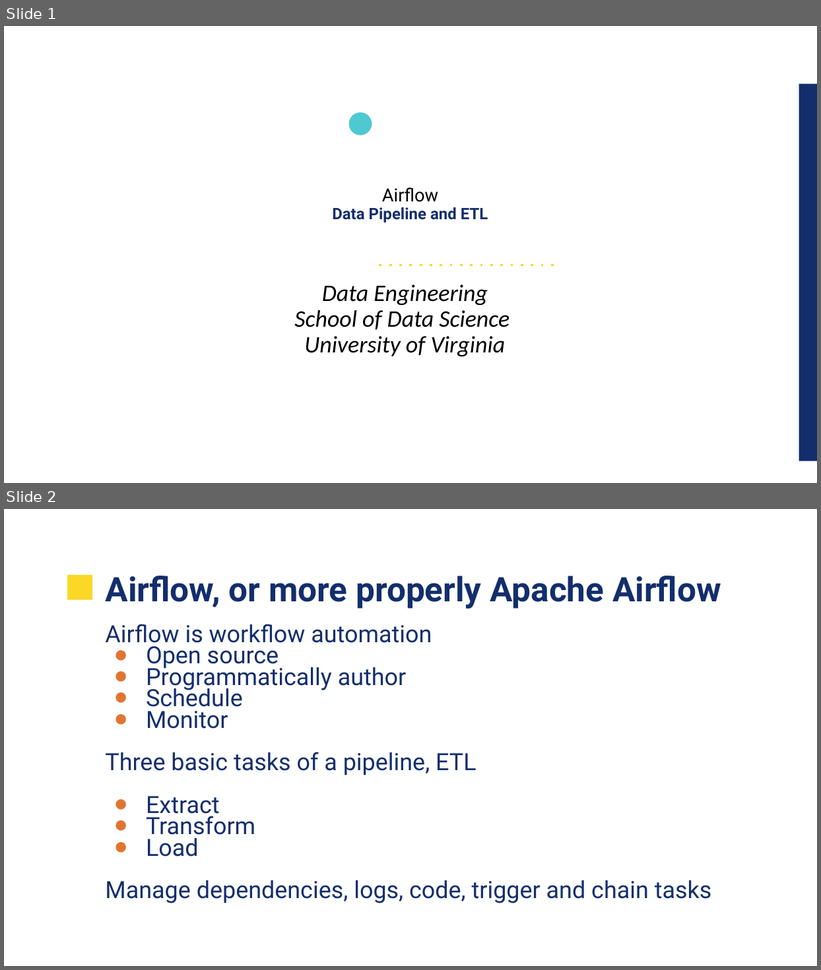
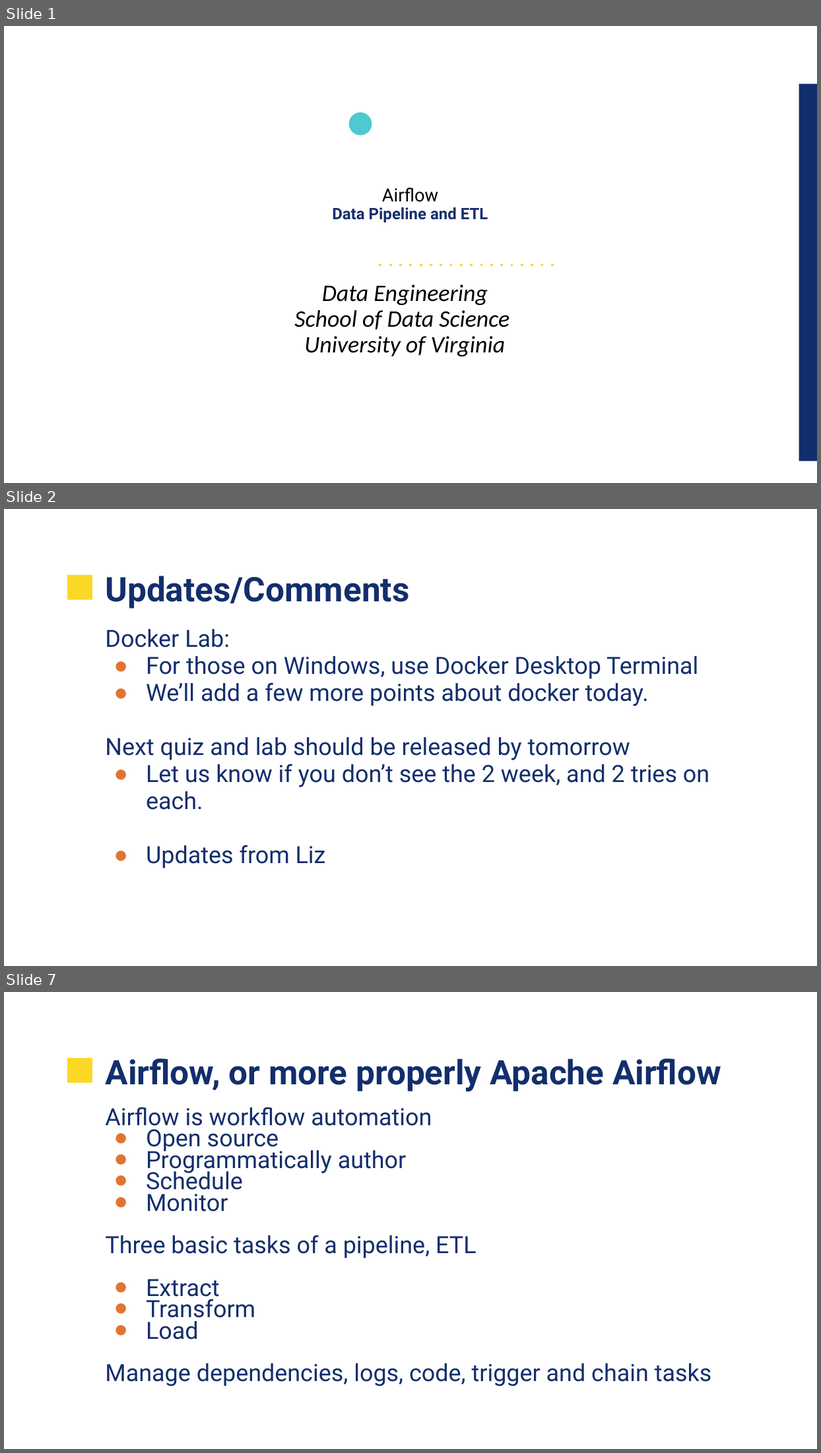
Before and after one commit to UVADS/data_engineering, a slide deck: 09_lte1_airflow/UVA-Airflow.pptx. Shown one above the other, each under a label of ours: slides 1 and 2 before the commit, slides 1, 2 and 7 after it; the slides between them are not shown. The pictures are 821x970 and 821x1453 pixels, drawn with LibreOffice and Linux fonts; fonts in the diff are those of the drawing; background and template pictures are left out. Boxes give left, top, right and bottom in pixels: in the first picture for what was removed or moved away, otherwise in the second. Text is boxed around its words. In the diff, an @@ line names an element or a change of style, - is before the commit and + after.

```diff
--- a/09_lte1_airflow/UVA-Airflow.pptx
+++ b/09_lte1_airflow/UVA-Airflow.pptx
@@ slide 2 added at (4, 509, 817, 966), background picture (left out); not listed: 1 template element that a slide beside it also shows @@
@@ title added at (105, 576, 409, 609), 30 pt, text #132E6C, bold @@
+Updates/Comments
@@ text added at (105, 629, 710, 869), 21 pt, text #132E6C @@
+Docker Lab:
+● For those on Windows, use Docker Desktop Terminal
+● We’ll add a few more points about docker today.
+Next quiz and lab should be released by tomorrow
+● Let us know if you don’t see the 2 week, and 2 tries on each.
+● Updates from Liz
@@ what was slide 2 is now slide 7 @@
```
Also in this commit, not shown: 3 slides changed, 10 other slides added, 1 slide removed.
